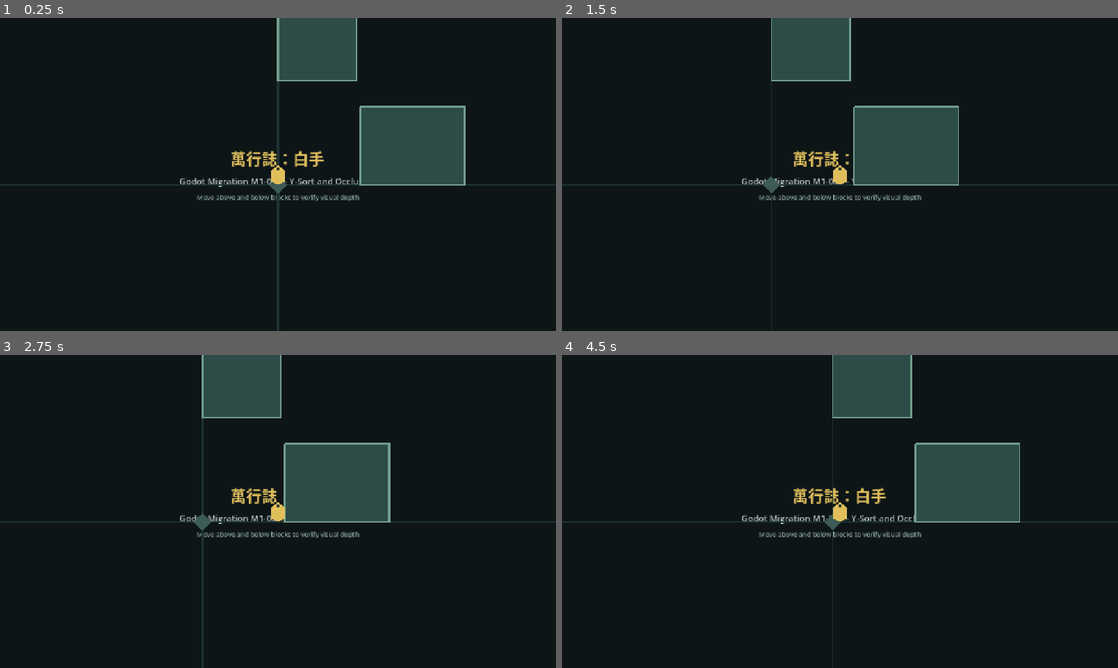
Above: before the commit, frames 1-4 (two rows, left to right).
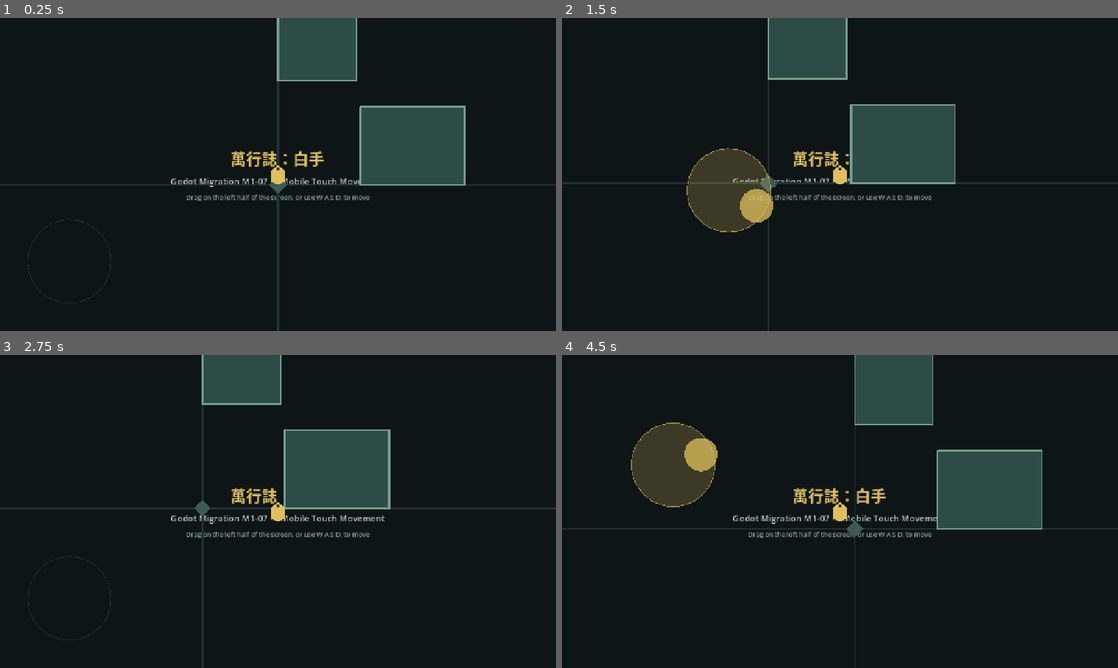
Above: after the commit, the same moments.

Repository: 8tdgdvs26d-netizen/project-gersang-mobile
Game: Godot game, scene res://scenes/main.tscn
Two runs of this game, one before a commit and one after it. Both use one fixed random seed, a clock stepped at 60 frames per second and the inputs below.
Inputs (mouse positions are in pixels of both pictures, inside the frame that each line leads up to):
- Up to frame 1 (0.25 s): no input
- Up to frame 2 (1.5 s): tap Enter at 0.5 s; move the mouse to (962, 158) at 0.52 s; hold D (move_right) 0.53-1.25 s; click (962, 158) at 0.67 s; drag from (728, 190) to (812, 237) at 1.27 s
- Up to frame 3 (2.75 s): move the mouse to (333, 442) at 2.02 s; hold D (move_right) from 2.03 s (still down); click (333, 442) at 2.17 s
- Up to frame 4 (4.5 s): release D (move_right) at 2.75 s; tap Space at 2.75 s; drag from (812, 574) to (673, 464) at 2.77 s; move the mouse to (1006, 558) at 3.52 s; hold A (move_left) 3.53-4.25 s; click (1006, 558) at 3.67 s; drag from (673, 464) to (756, 433) at 4.27 s

The runs differ from the first frame. In frame 1, 0.7% of the frame differs, in the area x 30-67%, y 51-59%; in frame 2, 5.9%; in frame 3, 4.1%; in frame 4, 9.9%, in the area x 0-100%, y 0-100%.

Commit message:
feat(godot): add M1-07 mobile touch movement
Add a developer-prototype floating virtual joystick for iPhone testing.
The joystick only reports a clamped direction; the player combines it
with the existing W/A/S/D input and keeps its single move_and_slide path.

Co-Authored-By: Claude Opus 5.5 <noreply@anthropic.com>
Claude-Session: https://claude.ai/code/session_01CPuDgFREwJNYYd7guvJZ5v

Diff:
--- a/godot/scenes/main.tscn
+++ b/godot/scenes/main.tscn
@@ -1,9 +1,10 @@
-[gd_scene load_steps=5 format=3]
+[gd_scene load_steps=6 format=3]
 
 [ext_resource type="Script" path="res://scripts/main.gd" id="1_main"]
 [ext_resource type="PackedScene" path="res://scenes/player.tscn" id="2_player"]
 [ext_resource type="Script" path="res://scripts/world_boundary.gd" id="3_boundary"]
 [ext_resource type="PackedScene" path="res://scenes/obstacle.tscn" id="4_obstacle"]
+[ext_resource type="PackedScene" path="res://scenes/touch_joystick.tscn" id="5_joystick"]
 
 [node name="Main" type="Node2D"]
 script = ExtResource("1_main")
@@ -38,6 +39,9 @@
 
 [node name="Player" parent="Actors" instance=ExtResource("2_player")]
 position = Vector2(640, 500)
+touch_joystick_path = NodePath("../../TouchControls/Joystick")
+
+[node name="TouchControls" parent="." instance=ExtResource("5_joystick")]
 
 [node name="Interface" type="CanvasLayer" parent="."]
 layer = -1
@@ -70,11 +74,11 @@
 [node name="Subtitle" type="Label" parent="Interface/Content/Status"]
 theme_override_colors/font_color = Color(0.73, 0.79, 0.78, 1)
 theme_override_font_sizes/font_size = 20
-text = "Godot Migration M1-06 — Y-Sort and Occlusion"
+text = "Godot Migration M1-07 — Mobile Touch Movement"
 horizontal_alignment = 1
 
 [node name="Scope" type="Label" parent="Interface/Content/Status"]
 theme_override_colors/font_color = Color(0.55, 0.65, 0.63, 1)
 theme_override_font_sizes/font_size = 15
-text = "Move above and below blocks to verify visual depth"
+text = "Drag on the left half of the screen, or use W A S D, to move"
 horizontal_alignment = 1
--- /dev/null
+++ b/godot/scenes/touch_joystick.tscn
@@ -0,0 +1,15 @@
+[gd_scene load_steps=2 format=3]
+
+[ext_resource type="Script" path="res://scripts/touch_joystick.gd" id="1_joystick"]
+
+[node name="TouchControls" type="CanvasLayer"]
+layer = 10
+
+[node name="Joystick" type="Control" parent="."]
+anchors_preset = 15
+anchor_right = 1.0
+anchor_bottom = 1.0
+grow_horizontal = 2
+grow_vertical = 2
+mouse_filter = 2
+script = ExtResource("1_joystick")
--- a/godot/scripts/main.gd
+++ b/godot/scripts/main.gd
@@ -1,7 +1,7 @@
 extends Node2D
 
-const BOOTSTRAP_VERSION := "M1-06"
+const BOOTSTRAP_VERSION := "M1-07"
 
 
 func _ready() -> void:
-	print("Myrial: Unwritten ", BOOTSTRAP_VERSION, " y-sort and occlusion ready")
+	print("Myrial: Unwritten ", BOOTSTRAP_VERSION, " mobile touch movement ready")
--- a/godot/scripts/player.gd
+++ b/godot/scripts/player.gd
@@ -2,21 +2,35 @@
 extends CharacterBody2D
 
 @export_range(1.0, 1000.0, 1.0, "or_greater") var move_speed: float = 220.0
+@export var touch_joystick_path: NodePath
 
 const BOUNDARY_MIN_OFFSET := Vector2(16.0, 48.0)
 const BOUNDARY_MAX_OFFSET := Vector2(16.0, 0.0)
 
+var _touch_joystick: TouchJoystick
+
+
+func _ready() -> void:
+	if not touch_joystick_path.is_empty():
+		_touch_joystick = get_node_or_null(touch_joystick_path) as TouchJoystick
+
 
 func _physics_process(_delta: float) -> void:
-	var input_direction := Input.get_vector(
+	velocity = get_movement_direction() * move_speed
+	move_and_slide()
+	_clamp_to_world_boundary()
+
+
+func get_movement_direction() -> Vector2:
+	var direction := Input.get_vector(
 		"move_left",
 		"move_right",
 		"move_up",
 		"move_down"
 	)
-	velocity = input_direction * move_speed
-	move_and_slide()
-	_clamp_to_world_boundary()
+	if _touch_joystick != null:
+		direction += _touch_joystick.get_direction()
+	return direction.limit_length(1.0)
 
 
 func _clamp_to_world_boundary() -> void:
--- /dev/null
+++ b/godot/scripts/touch_joystick.gd
@@ -0,0 +1,109 @@
+class_name TouchJoystick
+extends Control
+
+## Developer-prototype floating joystick. It only turns one finger into a
+## direction; the moving character owns speed and physics.
+
+@export_range(16.0, 400.0, 1.0) var radius: float = 96.0
+@export_range(0.0, 0.9, 0.01) var dead_zone: float = 0.15
+@export_range(0.1, 1.0, 0.05) var control_area_ratio: float = 0.5
+
+const NO_POINTER := -1
+const IDLE_MARGIN := Vector2(160.0, 160.0)
+const BASE_COLOR := Color(0.88, 0.75, 0.36, 0.22)
+const RING_COLOR := Color(0.88, 0.75, 0.36, 0.6)
+const KNOB_COLOR := Color(0.88, 0.75, 0.36, 0.75)
+const IDLE_COLOR := Color(0.73, 0.79, 0.78, 0.12)
+
+var _pointer_index := NO_POINTER
+var _origin := Vector2.ZERO
+var _knob_offset := Vector2.ZERO
+var _direction := Vector2.ZERO
+
+
+func _ready() -> void:
+	mouse_filter = Control.MOUSE_FILTER_IGNORE
+	set_anchors_preset(Control.PRESET_FULL_RECT)
+
+
+func _input(event: InputEvent) -> void:
+	handle_input_event(event)
+
+
+func _notification(what: int) -> void:
+	match what:
+		NOTIFICATION_APPLICATION_FOCUS_OUT, NOTIFICATION_APPLICATION_PAUSED, \
+		NOTIFICATION_WM_WINDOW_FOCUS_OUT, NOTIFICATION_EXIT_TREE:
+			release()
+		NOTIFICATION_VISIBILITY_CHANGED:
+			if not is_visible_in_tree():
+				release()
+
+
+func get_direction() -> Vector2:
+	return _direction
+
+
+func is_active() -> bool:
+	return _pointer_index != NO_POINTER
+
+
+func handle_input_event(event: InputEvent) -> void:
+	if event is InputEventScreenTouch:
+		_handle_touch(event as InputEventScreenTouch)
+	elif event is InputEventScreenDrag:
+		_handle_drag(event as InputEventScreenDrag)
+
+
+func release() -> void:
+	_pointer_index = NO_POINTER
+	_knob_offset = Vector2.ZERO
+	_direction = Vector2.ZERO
+	queue_redraw()
+
+
+func _handle_touch(event: InputEventScreenTouch) -> void:
+	if event.pressed:
+		# A second press from the movement finger restarts it; any other
+		# finger is ignored while the movement finger is held.
+		if is_active() and event.index != _pointer_index:
+			return
+		if not _is_in_control_area(event.position):
+			return
+		_pointer_index = event.index
+		_origin = event.position
+		_update_direction(event.position)
+	elif event.index == _pointer_index:
+		# Covers both a normal release and a system-cancelled touch.
+		release()
+
+
+func _handle_drag(event: InputEventScreenDrag) -> void:
+	if event.index != _pointer_index:
+		return
+	_update_direction(event.position)
+
+
+func _update_direction(pointer_position: Vector2) -> void:
+	_knob_offset = (pointer_position - _origin).limit_length(radius)
+	var strength := _knob_offset.length() / radius
+	if strength <= dead_zone:
+		_direction = Vector2.ZERO
+	else:
+		var scaled := (strength - dead_zone) / (1.0 - dead_zone)
+		_direction = (_knob_offset.normalized() * scaled).limit_length(1.0)
+	queue_redraw()
+
+
+func _is_in_control_area(pointer_position: Vector2) -> bool:
+	return pointer_position.x <= get_viewport_rect().size.x * control_area_ratio
+
+
+func _draw() -> void:
+	if not is_active():
+		var idle_centre := Vector2(IDLE_MARGIN.x, get_viewport_rect().size.y - IDLE_MARGIN.y)
+		draw_arc(idle_centre, radius, 0.0, TAU, 48, IDLE_COLOR, 2.0)
+		return
+	draw_circle(_origin, radius, BASE_COLOR)
+	draw_arc(_origin, radius, 0.0, TAU, 48, RING_COLOR, 2.0)
+	draw_circle(_origin + _knob_offset, radius * 0.4, KNOB_COLOR)
--- /dev/null
+++ b/godot/tests/verify_m1_07.gd
@@ -0,0 +1,167 @@
+extends SceneTree
+
+var _checks := 0
+var _failures := 0
+
+
+func _initialize() -> void:
+	var joystick_script := load("res://scripts/touch_joystick.gd") as GDScript
+	_check(joystick_script != null and joystick_script.can_instantiate(), "Touch joystick script must parse and load")
+	var joystick_scene := load("res://scenes/touch_joystick.tscn") as PackedScene
+	_check(joystick_scene != null, "Touch joystick scene must load")
+
+	var main_scene := load("res://scenes/main.tscn") as PackedScene
+	var main := main_scene.instantiate()
+	root.add_child(main)
+	# Wait until the scene is inside the tree so _ready, viewport and physics exist.
+	await physics_frame
+	var player := main.get_node("Actors/Player") as Player
+	var joystick := main.get_node("TouchControls/Joystick") as TouchJoystick
+	_check(joystick != null, "Main scene must contain the touch joystick")
+	_check(player._touch_joystick == joystick, "Player must read the main scene joystick")
+
+	_verify_keyboard_path(player)
+	_verify_direction(joystick)
+	_verify_release_and_cancel(joystick)
+	_verify_pointer_safety(joystick)
+	_verify_shared_movement_path(player, joystick)
+	_verify_single_physics_path()
+
+	if _failures == 0:
+		print("M1-07 mobile touch movement verification passed (%d checks)" % _checks)
+	quit(1 if _failures > 0 else 0)
+
+
+func _verify_keyboard_path(player: Player) -> void:
+	_check(player.get_movement_direction() == Vector2.ZERO, "No input must mean no movement")
+	Input.action_press("move_right")
+	_check(player.get_movement_direction().is_equal_approx(Vector2.RIGHT), "Keyboard D must move right")
+	Input.action_press("move_up")
+	var diagonal := player.get_movement_direction()
+	_check(is_equal_approx(diagonal.length(), 1.0), "Keyboard diagonal must stay normalized")
+	Input.action_release("move_up")
+	Input.action_release("move_right")
+	_check(player.get_movement_direction() == Vector2.ZERO, "Keyboard release must stop movement")
+
+
+func _verify_direction(joystick: TouchJoystick) -> void:
+	_touch(joystick, 0, Vector2(200, 500), true)
+	_check(joystick.is_active(), "Left-side press must start the joystick")
+	_check(joystick.get_direction() == Vector2.ZERO, "Touch start must not move before dragging")
+
+	_drag(joystick, 0, Vector2(205, 500))
+	_check(joystick.get_direction() == Vector2.ZERO, "Small drag inside dead zone must not move")
+
+	_drag(joystick, 0, Vector2(900, 500))
+	_check(joystick.get_direction().is_equal_approx(Vector2.RIGHT), "Far right drag must be full right")
+
+	for angle_degrees in range(0, 360, 15):
+		var offset := Vector2.RIGHT.rotated(deg_to_rad(angle_degrees)) * 1000.0
+		_drag(joystick, 0, Vector2(200, 500) + offset)
+		var direction := joystick.get_direction()
+		_check(direction.length() <= 1.0 + 0.0001, "Direction magnitude must not exceed 1")
+		_check(is_equal_approx(direction.angle_to(offset), 0.0), "Direction must follow drag angle %d" % angle_degrees)
+
+	_drag(joystick, 0, Vector2(200, 500) + Vector2(1, 1) * 60.0)
+	var diagonal := joystick.get_direction()
+	_check(diagonal.x > 0.0 and is_equal_approx(diagonal.x, diagonal.y), "Diagonal drag must move diagonally")
+	_check(diagonal.length() < 1.0, "Partial drag must give partial strength")
+	_touch(joystick, 0, Vector2(260, 560), false)
+
+
+func _verify_release_and_cancel(joystick: TouchJoystick) -> void:
+	_touch(joystick, 0, Vector2(200, 500), true)
+	_drag(joystick, 0, Vector2(400, 500))
+	_touch(joystick, 0, Vector2(400, 500), false)
+	_check(joystick.get_direction() == Vector2.ZERO, "Release must reset direction")
+	_check(not joystick.is_active(), "Release must free the movement pointer")
+
+	_drag(joystick, 0, Vector2(500, 500))
+	_check(joystick.get_direction() == Vector2.ZERO, "Drag after release must be ignored")
+
+	_touch(joystick, 0, Vector2(200, 500), true)
+	_drag(joystick, 0, Vector2(200, 300))
+	var cancel := InputEventScreenTouch.new()
+	cancel.index = 0
+	cancel.position = Vector2(200, 300)
+	cancel.pressed = false
+	cancel.canceled = true
+	joystick.handle_input_event(cancel)
+	_check(joystick.get_direction() == Vector2.ZERO, "Touch cancel must reset direction")
+
+	_touch(joystick, 0, Vector2(200, 500), true)
+	_drag(joystick, 0, Vector2(200, 700))
+	joystick.notification(Node.NOTIFICATION_APPLICATION_FOCUS_OUT)
+	_check(joystick.get_direction() == Vector2.ZERO, "Losing app focus must reset direction")
+	_check(not joystick.is_active(), "Losing app focus must free the movement pointer")
+
+
+func _verify_pointer_safety(joystick: TouchJoystick) -> void:
+	_touch(joystick, 0, Vector2(1100, 500), true)
+	_check(not joystick.is_active(), "Press outside the left control area must be ignored")
+
+	_touch(joystick, 0, Vector2(200, 500), true)
+	_drag(joystick, 0, Vector2(400, 500))
+	var held := joystick.get_direction()
+
+	_touch(joystick, 1, Vector2(300, 200), true)
+	_drag(joystick, 1, Vector2(100, 100))
+	_check(joystick.get_direction() == held, "Second finger press and drag must not change direction")
+	_touch(joystick, 1, Vector2(100, 100), false)
+	_check(joystick.get_direction() == held, "Second finger release must not stop movement")
+
+	_drag(joystick, 0, Vector2(5000, 500))
+	_check(joystick.get_direction().is_equal_approx(Vector2.RIGHT), "Dragging outside the visual must stay clamped")
+
+	_touch(joystick, 0, Vector2(300, 400), true)
+	_check(joystick.get_direction() == Vector2.ZERO, "Repeated press of movement finger must restart at rest")
+	_touch(joystick, 0, Vector2(300, 400), false)
+	_check(joystick.get_direction() == Vector2.ZERO and not joystick.is_active(), "Final release must leave no stuck movement")
+
+
+func _verify_shared_movement_path(player: Player, joystick: TouchJoystick) -> void:
+	_touch(joystick, 0, Vector2(200, 500), true)
+	_drag(joystick, 0, Vector2(200, 900))
+	_check(player.get_movement_direction().is_equal_approx(Vector2.DOWN), "Player must read touch direction")
+
+	Input.action_press("move_right")
+	var combined := player.get_movement_direction()
+	_check(combined.length() <= 1.0 + 0.0001, "Keyboard plus touch must not exceed full speed")
+	Input.action_release("move_right")
+
+	var start := player.global_position
+	player._physics_process(1.0 / 60.0)
+	_check(player.global_position.y > start.y, "Touch direction must move the player through its physics step")
+
+	_touch(joystick, 0, Vector2(200, 900), false)
+	_check(player.get_movement_direction() == Vector2.ZERO, "Touch release must stop the player")
+
+
+func _verify_single_physics_path() -> void:
+	var player_source := FileAccess.get_file_as_string("res://scripts/player.gd")
+	var joystick_source := FileAccess.get_file_as_string("res://scripts/touch_joystick.gd")
+	_check(player_source.count("move_and_slide()") == 1, "Player must have exactly one move_and_slide call")
+	for forbidden in ["move_and_slide", "velocity", "global_position", "Player", "move_speed"]:
+		_check(not joystick_source.contains(forbidden), "Touch joystick must not reference %s" % forbidden)
+
+
+func _touch(joystick: TouchJoystick, index: int, position: Vector2, pressed: bool) -> void:
+	var event := InputEventScreenTouch.new()
+	event.index = index
+	event.position = position
+	event.pressed = pressed
+	joystick.handle_input_event(event)
+
+
+func _drag(joystick: TouchJoystick, index: int, position: Vector2) -> void:
+	var event := InputEventScreenDrag.new()
+	event.index = index
+	event.position = position
+	joystick.handle_input_event(event)
+
+
+func _check(condition: bool, message: String) -> void:
+	_checks += 1
+	if not condition:
+		_failures += 1
+		push_error("FAILED: " + message)
Not shown, changed: godot/README.md
